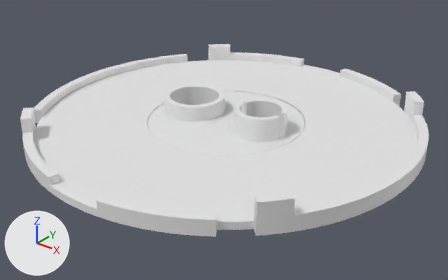
What one commit did to the Blender file cable-tidy-large.blend.
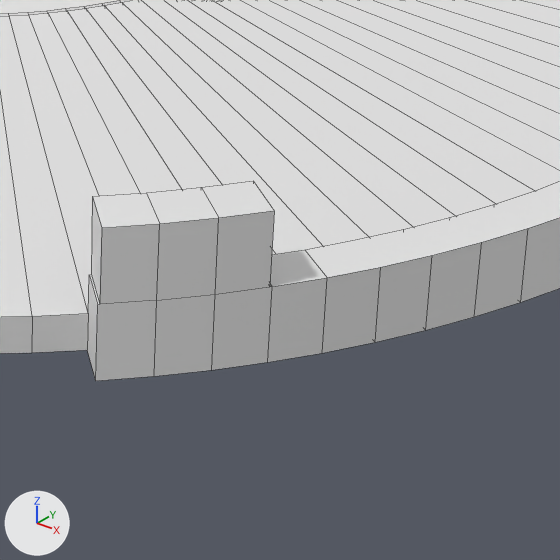
The first picture shows the older version from a camera (50 mm lens) standing at (100.1, -126.2, 73.6) and looking at (1.5, -2.9, -2.9). The close-ups show both versions on the part from 52% to 80% of the width and 54% to 98% of the height of that picture; other places that the commit changed are outside them. The axes (+X, +Y, +Z) are drawn at lower left. The lights are the same throughout. The close-ups show mesh edges as thin lines.

Before the edit, the objects in view are built like this:
```python
me_rim = bpy.data.meshes.new('Rim')
me_rim.from_pydata(...)  # 2966 vertices, 2555 faces; spans x -55.3..54.6, y -55.0..55.0, z 0.0..8.4
# before: 567 (38.6, -35.2, 4.1), 568 (40.2, -33.3, 4.1), 673 (40.4, -36.9, 4.1) at pixel (156, 300), 674 (42.2, -34.9, 4.1) at pixel (215, 294), 2886 (36.7, -36.9, 8.1) at pixel (92, 196)
# before: 2887 (38.4, -35.1, 8.1) at pixel (146, 192), 2888 (40.1, -33.2, 8.1) at pixel (201, 187), 2889 (41.6, -31.2, 8.1) at pixel (253, 180), 2890 (38.6, -38.8, 8.1) at pixel (101, 227), 2891 (40.4, -36.9, 8.1) at pixel (159, 223)
# before: 2892 (42.2, -34.9, 8.1) at pixel (218, 217), 2893 (43.8, -32.8, 8.1) at pixel (274, 210), 2939 (36.8, -37.0, 4.1) at pixel (91, 274), 2940 (38.6, -38.8, 4.1) at pixel (99, 304), 2941 (41.8, -31.3, 4.1)
# before: 2942 (43.8, -32.8, 4.1) at pixel (269, 286)
ob_rim = bpy.data.objects.new('Rim', me_rim)
ob_rim.location = (0.0, 0.0, 0.0)
```
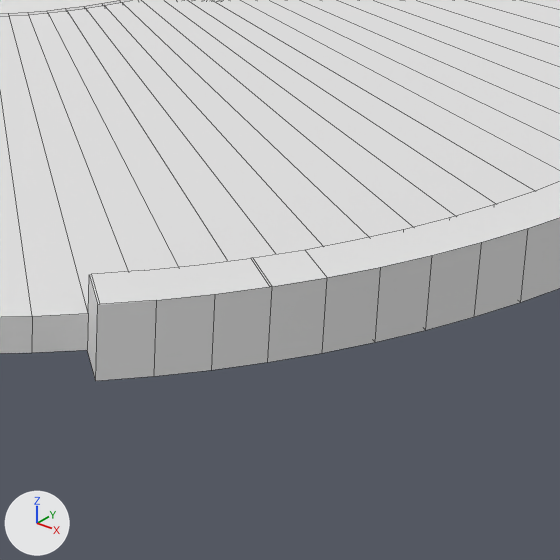
Edits to the scene script, one JSON object a line:
```json
{"block": "me_rim", "where": "me_rim.from_pydata(...)  # 2966 vertices, 2555 faces; spans x -55.3..54.6, y -55.0..55.0, z 0.0..8.4"}
{"block": "me_rim", "where": "# used by ob_rim; location = (0.0, 0.0, 0.0)"}
{"block": "me_rim", "where": "# verts and faces of me_rim; kept vertices keep their numbers, new ones are numbered from 2966"}
{"block": "me_rim", "change": "me_rim part 1"}
{"op": "add", "block": "me_rim", "code": "delete_vertices([*range(2886, 2894)])  # with the faces that use them"}
{"op": "add", "block": "me_rim", "code": "faces += [(567, 2939, 2940, 673, 674, 2942, 2941, 568)]"}
```

Location of each change, [x1, y1, x2, y2] in pixels of the close-ups (560 x 560 px):
```json
{"part": 1, "of": "me_rim", "change": "cut back", "before": [91, 181, 274, 304], "after": [91, 258, 270, 304]}
```
